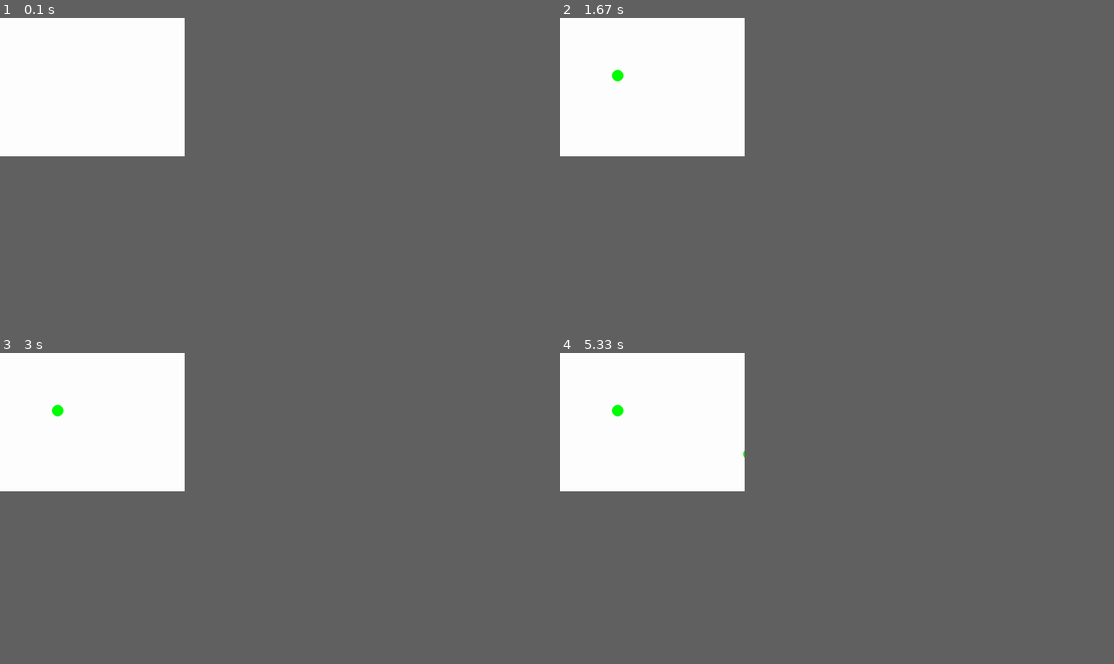
Above: before the commit, frames 1-4 (two rows, left to right).
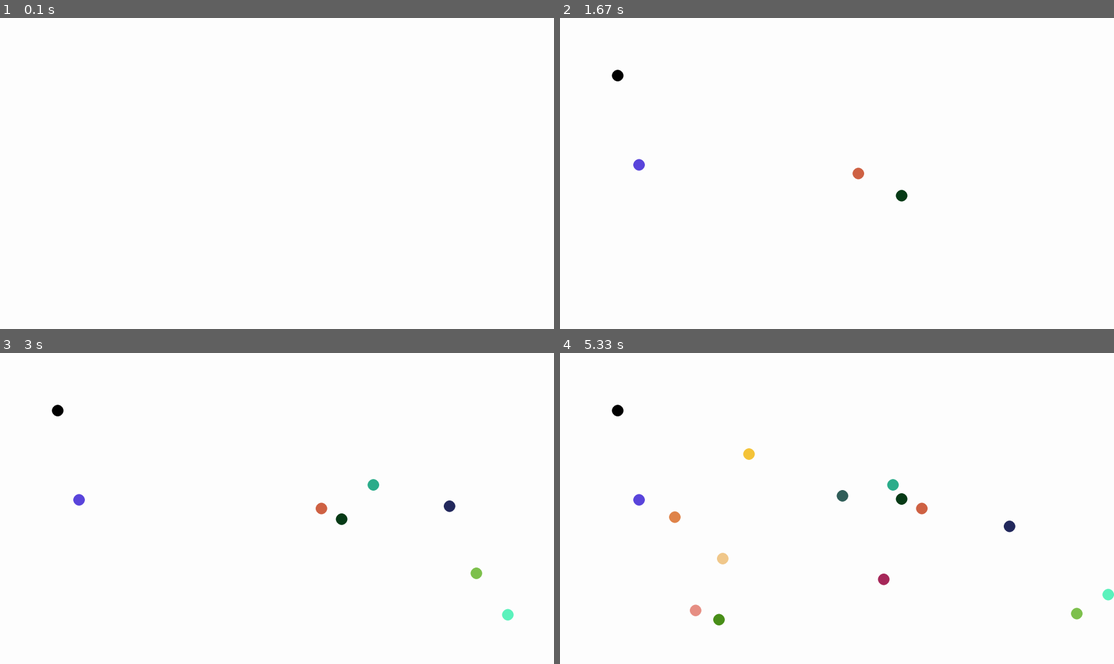
Above: after the commit, the same moments.

Repository: FilipHojgaard/Small_Projects
Game: pygame game, started from pygame_testing/vector_test.py
Two runs of this game, one before a commit and one after it. Both use one fixed random seed, a clock stepped at 60 frames per second and the inputs below.
Inputs (mouse positions are in pixels of both pictures, inside the frame that each line leads up to):
- Up to frame 1 (0.1 s): no input
- Up to frame 2 (1.67 s): click (837, 173) at 0.38 s; tap Space at 0.67 s; click (903, 201) at 1.05 s; click (637, 164) at 1.38 s
- Up to frame 3 (3 s): click (487, 626) at 1.72 s; click (387, 483) at 2.05 s; click (448, 502) at 2.38 s; click (470, 570) at 2.72 s
- Up to frame 4 (5.33 s): click (859, 496) at 3.05 s; click (715, 452) at 3.38 s; click (670, 623) at 3.72 s; click (665, 527) at 4.05 s; click (870, 595) at 4.38 s; click (709, 614) at 4.72 s; click (726, 555) at 5.05 s
In our replay, the window is 300x225 before the commit and 900x506 after it. These sizes can differ from the game's own. Grey fills any space a smaller window leaves; there, only what the larger window draws over its background counts as a difference.

The runs differ from the first frame. In frame 1, only the window size differs. In frame 2, 0.3% of the frame differs, in the area x 9-63%, y 16-60%; in frame 3, 0.5%; in frame 4, 1.0%, in the area x 9-100%, y 16-88%.

Commit message:
Added fullscreen and random colors. It 'playable' and actually really fun. Has potential.

Diff:
--- a/pygame_testing/vector_test.py
+++ b/pygame_testing/vector_test.py
@@ -10,13 +10,12 @@
 fpsClock = pygame.time.Clock()
 
 FPS = 30
-RESOLUTION = (640, 480)
+RESOLUTION = (1920, 1080)
 GREEN = pygame.Color(0,255,0)
 WHITE = pygame.Color(255,255,255)
 
-windowSurfaceObj = pygame.display.set_mode(RESOLUTION)
+windowSurfaceObj = pygame.display.set_mode(RESOLUTION, pygame.FULLSCREEN)
 pygame.display.set_caption('vector testing')
-
 
 
 class Ball():
@@ -24,12 +23,22 @@
     size = 20
     pos = Vector2(200,200)
     vel = Vector2(0,0)
+    Rcolor = 0
+    Gcolor = 0
+    Bcolor = 0
+    color = 0
+
+
 
     def __init__(self, *args):
         if (len(args) > 0):
             print("Bold lavet")
             self.pos = args[0]
             self.vel = Vector2(random.randint(-2,2), random.randint(-2,2))
+            self.Rcolor = random.randint(0,255)
+            self.Gcolor = random.randint(0,255)
+            self.Bcolor = random.randint(0,255)
+            self.color = pygame.Color(self.Rcolor,self.Gcolor,self.Bcolor)
 
     def random_speed(self):
         self.vel = Vector2(random.randint(-2,2), random.randint(-2,2))
@@ -63,10 +72,13 @@
                 balls.append(Ball())
             if event.key == K_n:
                 print(f"Number of balls: {len(balls)}")
+            if event.key == K_ESCAPE:
+                pygame.quit()
+                sys.exit()
 
     for i in range(0, len(balls)):
         balls[i].update()
-        pygame.draw.circle(windowSurfaceObj, GREEN, (int(balls[i].pos[0]), int(balls[i].pos[1])), balls[i].size)
+        pygame.draw.circle(windowSurfaceObj, balls[i].color, (int(balls[i].pos[0]), int(balls[i].pos[1])), balls[i].size)
 
 
     pygame.display.update()
